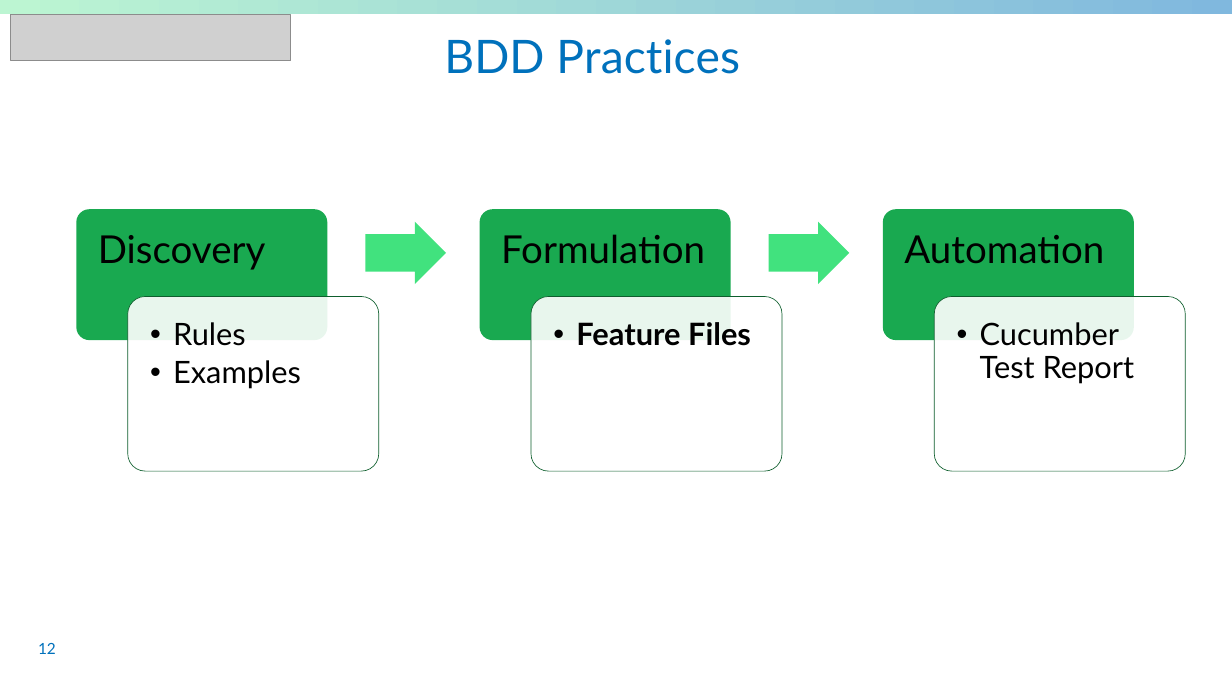
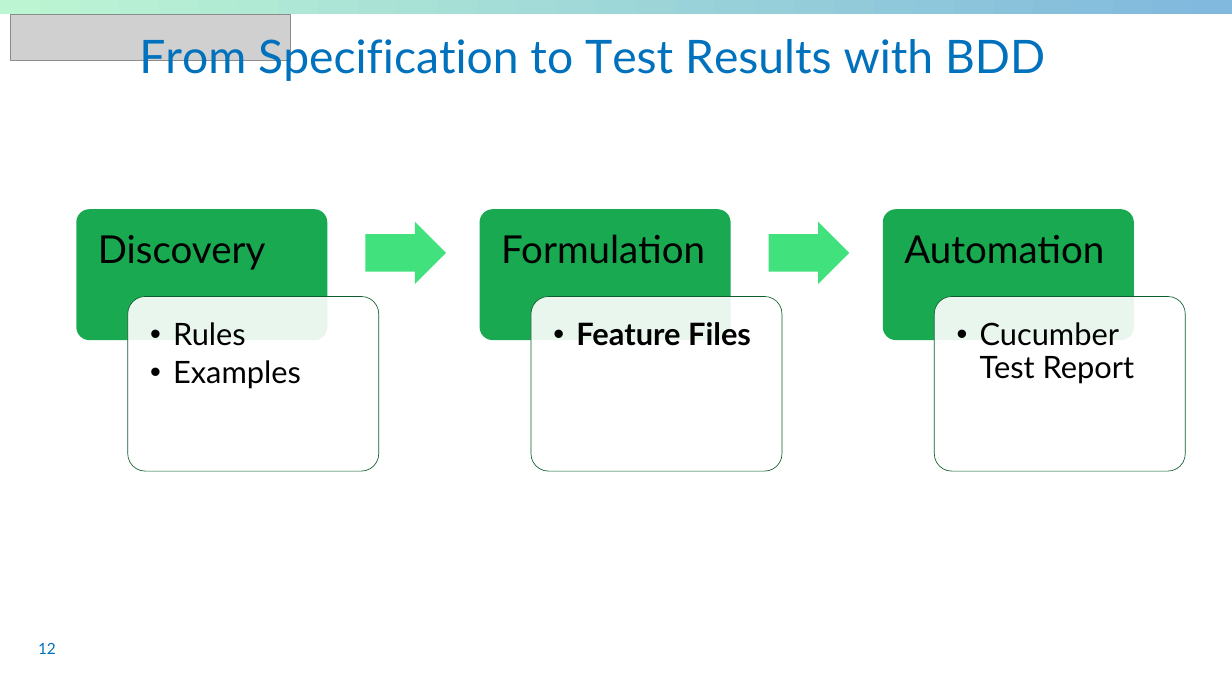
Before and after one commit to sableu/BDD4OQ, a slide deck: slide 12 of thesis/Presentation/FinalPresentation.pptx. Drawn at 1232x693 pixels with LibreOffice and Linux fonts; fonts in the diff are those of the drawing; grey boxes stand for pictures; background and template pictures are left out. Boxes give left, top, right and bottom in pixels: in the first picture for what was removed or moved away, otherwise in the second. Text is boxed around its words. In the diff, an @@ line names an element or a change of style, - is before the commit and + after.

```diff
--- a/thesis/Presentation/FinalPresentation.pptx
+++ b/thesis/Presentation/FinalPresentation.pptx
@@ title at [139,33,1045,82]: text changed @@
-BDD Practices
+From Specification to Test Results with BDD
```
Also in this commit, not shown: 9 other slides changed, 5 slides added, 3 slides removed.
